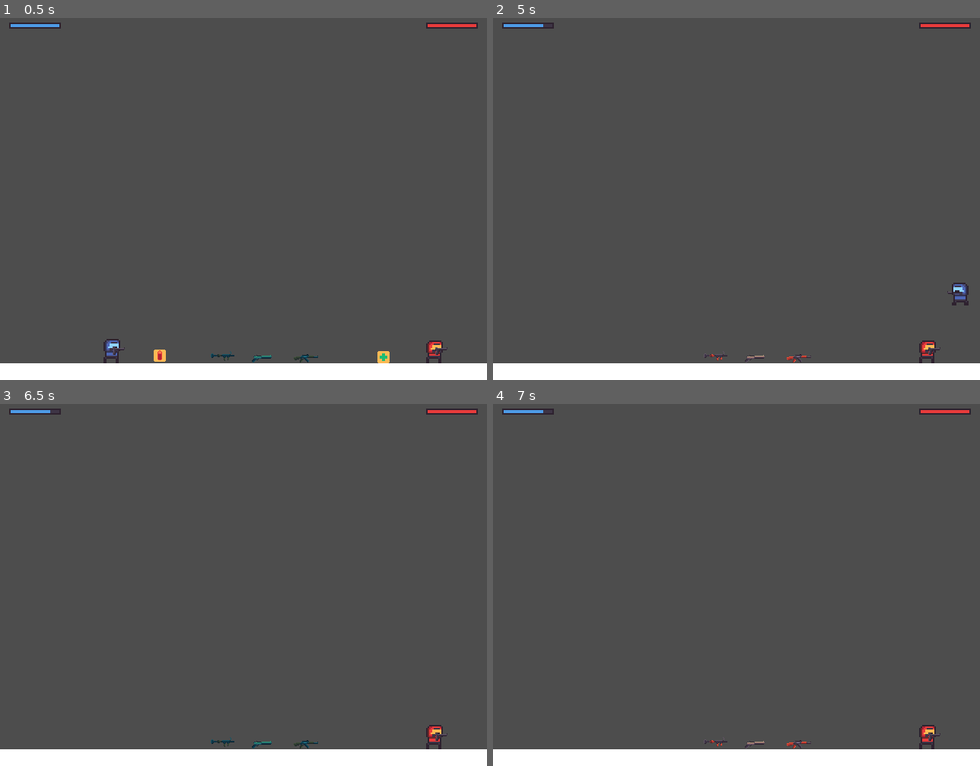
Above: before the commit, frames 1-4 (two rows, left to right).
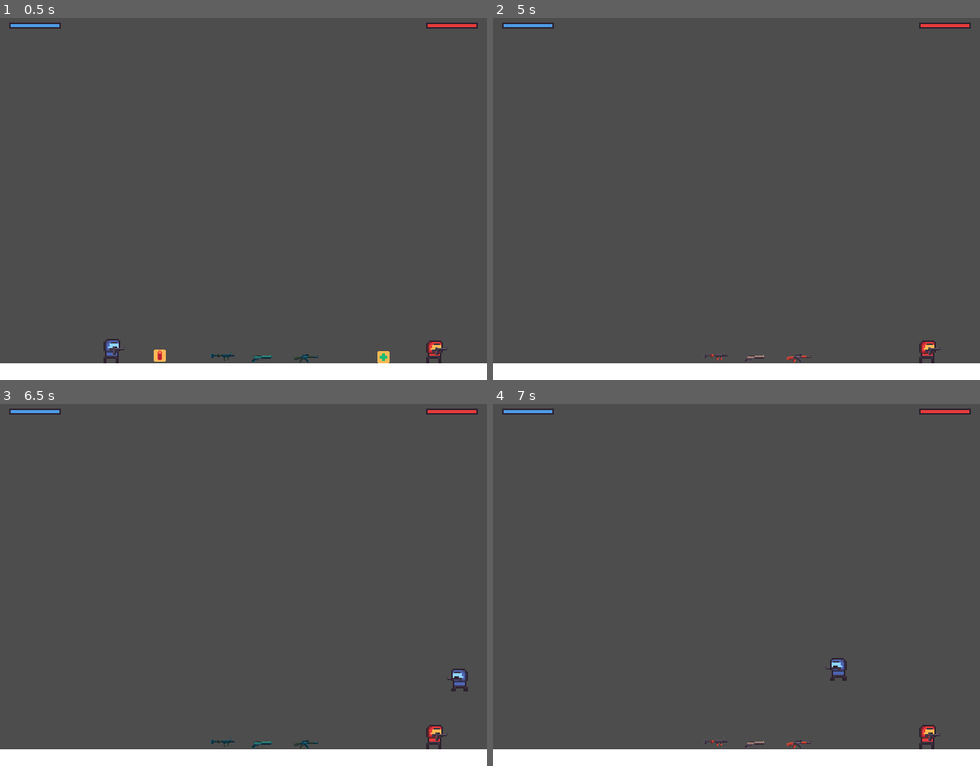
Above: after the commit, the same moments.

Repository: dm1nh/gunbattle
Game: Godot game, scene res://scenes/main.tscn
Two runs of this game, one before a commit and one after it. Both use one fixed random seed, a clock stepped at 60 frames per second and the inputs below.
Inputs:
- Up to frame 1 (0.5 s): no input
- Up to frame 2 (5 s): hold D (b_right) 0.53-2.03 s; tap . (r_throw_grenade) at 0.6, 1.55, 2.3, 3.05, 3.8, 4.55 s; tap W (b_jump) at 0.77, 1.52, 3.02, 3.77, 4.52 s; tap F (b_fire) at 1.35 s; hold A (b_left) 2.03-2.78 s; tap S (b_get_box) at 2.1 s; hold D (b_right) 2.78-4.28 s; tap H (b_swap_weapon) at 2.85 s; tap G (b_throw_grenade) at 3.6 s; tap Enter at 4.25 s; hold A (b_left) from 4.28 s (still down); tap / (r_fire) at 4.35 s
- Up to frame 3 (6.5 s): release A (b_left) at 5.03 s; hold D (b_right) 5.03-5.78 s; tap Down (r_get_box) at 5.1 s; tap . (r_throw_grenade) at 5.3, 6.05 s; tap Space at 5.75 s; hold A (b_left) from 5.78 s (still down); tap , (r_swap_weapon) at 5.85 s; tap W (b_jump) at 6.02 s
- Up to frame 4 (7 s): keep holding A (b_left); tap . (r_throw_grenade) at 6.6 s; tap W (b_jump) at 6.77 s

Frame 1 is identical in both runs. In frame 2, 0.2% of the frame differs, in the area x 10-98%, y 1-80%; in frame 3, 0.2%; in frame 4, 0.2%.

Commit message:
feat: make players possibly throw grenade

Diff:
--- a/scenes/main.gd
+++ b/scenes/main.gd
@@ -4,15 +4,24 @@
 var arrow_scene: PackedScene = preload("res://scenes/projecttiles/arrow.tscn")
 var rocket_scene: PackedScene = preload("res://scenes/projecttiles/rocket.tscn")
 
+var grenade_scene: PackedScene = preload("res://scenes/projecttiles/grenade.tscn")
+
 func _ready():
 	for player in get_tree().get_nodes_in_group("players"):
 		player.connect("fire", _on_player_fire)
+		player.connect("throw_grenade", _on_player_throw_grenade)
 
 func _on_player_fire(pos: Vector2, dir: Vector2, damage_per_bullet: int, projecttile: Type.Projecttile, spread: int):
 	if spread > 1:
 		_create_projecttile_scene(pos, dir.rotated(PI/24), damage_per_bullet, projecttile)
 		_create_projecttile_scene(pos, dir.rotated(-PI/24), damage_per_bullet, projecttile)
 	_create_projecttile_scene(pos, dir, damage_per_bullet, projecttile)
+
+func _on_player_throw_grenade(pos: Vector2, dir: Vector2):
+	var grenade = grenade_scene.instantiate() as RigidBody2D
+	grenade.position = pos
+	grenade.linear_velocity = dir.rotated(-PI/4) * grenade.speed
+	$Projecttiles.add_child(grenade)
 
 func _create_projecttile_scene(pos: Vector2, dir: Vector2, damage_per_bullet: int, projecttile: Type.Projecttile):
 	var scene: PackedScene
--- a/scenes/players/player.gd
+++ b/scenes/players/player.gd
@@ -27,9 +27,12 @@
 var current_weapon_is_primary: bool = false
 
 signal fire(pos: Vector2, dir: Vector2, damage_per_bullet: int, projecttile: Type.Projecttile, spread: int)
+signal throw_grenade(pos: Vector2, dir: Vector2)
 
 var can_fire_next_bullet: bool = true
+var can_throw_next_grenade: bool = true
 var reloading: bool = false
+@onready var initialGrenadeMarkerPosition: Vector2 = $GrenadeMarker2D.position
 
 var ak = preload("res://scenes/weapons/ak.tscn")
 var crossbow = preload("res://scenes/weapons/crossbow.tscn")
@@ -69,6 +72,7 @@
 		$Sprite2D.flip_h = movement_direction < 0
 		$Weapon.scale.x = direction.x
 		$Weapon.z_index = -1 if movement_direction < 0 else 1
+		$GrenadeMarker2D.position = direction * initialGrenadeMarkerPosition
 	else:
 		state = PlayerState.Idle
 		velocity.x = move_toward(velocity.x, 0, SPEED) # make the players face the current direction
@@ -112,7 +116,9 @@
 
 func _player_throw_grenade():
 	if Input.is_action_just_pressed(throw_grenade_input):
-		print("Throw grenade")
+		$GrenadeCooldownTimer.start()
+		can_throw_next_grenade = false
+		throw_grenade.emit($GrenadeMarker2D.global_position, direction)
 
 func _player_animate():
 	if state == PlayerState.Idle:
@@ -123,6 +129,10 @@
 		$AnimationPlayer.play("jumping")
 
 func set_weapon():
+	# stop the bullet cooldown as changing weapons
+	$BulletCooldownTimer.stop()
+	can_fire_next_bullet = true
+
 	var current_weapon = primary_weapon if current_weapon_is_primary else secondary_weapon
 	if $Weapon.get_child_count() > 0:
 		$Weapon.get_child(0).queue_free()
@@ -150,6 +160,9 @@
 func _on_bullet_cooldown_timer_timeout():
 	can_fire_next_bullet = true
 
+func _on_grenade_cooldown_timer_timeout():
+	can_throw_next_grenade = true
+
 func _on_reload_cooldown_timer_timeout():
 	reloading = false
 	$Label.text = ""
--- a/scenes/players/player.tscn
+++ b/scenes/players/player.tscn
@@ -38,6 +38,10 @@
 
 
 func _on_reload_cooldown_timer_timeout():
+	pass # Replace with function body.
+
+
+func _on_grenade_cooldown_timer_timeout():
 	pass # Replace with function body.
 "
 
@@ -132,7 +136,13 @@
 
 [node name="BulletCooldownTimer" type="Timer" parent="."]
 
+[node name="GrenadeCooldownTimer" type="Timer" parent="."]
+wait_time = 2.0
+
 [node name="ReloadCooldownTimer" type="Timer" parent="."]
+
+[node name="GrenadeMarker2D" type="Marker2D" parent="."]
+position = Vector2(12, -8)
 
 [node name="Label" type="Label" parent="."]
 offset_left = -12.0
@@ -142,4 +152,5 @@
 label_settings = SubResource("LabelSettings_lwmn3")
 
 [connection signal="timeout" from="BulletCooldownTimer" to="." method="_on_bullet_cooldown_timer_timeout"]
+[connection signal="timeout" from="GrenadeCooldownTimer" to="." method="_on_grenade_cooldown_timer_timeout"]
 [connection signal="timeout" from="ReloadCooldownTimer" to="." method="_on_reload_cooldown_timer_timeout"]
--- /dev/null
+++ b/scenes/projecttiles/grenade.gd
@@ -0,0 +1,3 @@
+extends RigidBody2D
+
+@export var speed: int = 300
--- /dev/null
+++ b/scenes/projecttiles/grenade.tscn
@@ -0,0 +1,25 @@
+[gd_scene load_steps=5 format=3 uid="uid://ut6yv1nwbipl"]
+
+[ext_resource type="Texture2D" uid="uid://dbdikmrkyjkk8" path="res://graphics/projecttiles/grenade.png" id="1_h7kul"]
+[ext_resource type="Script" path="res://scenes/projecttiles/grenade.gd" id="1_se73j"]
+
+[sub_resource type="PhysicsMaterial" id="PhysicsMaterial_xyl1d"]
+bounce = 0.2
+
+[sub_resource type="CircleShape2D" id="CircleShape2D_4geth"]
+radius = 2.0
+
+[node name="Grenade" type="RigidBody2D"]
+collision_layer = 2
+collision_mask = 9
+physics_material_override = SubResource("PhysicsMaterial_xyl1d")
+linear_damp = 2.0
+script = ExtResource("1_se73j")
+
+[node name="Sprite2D" type="Sprite2D" parent="."]
+scale = Vector2(0.5, 0.5)
+texture = ExtResource("1_h7kul")
+
+[node name="CollisionShape2D" type="CollisionShape2D" parent="."]
+position = Vector2(0, 0.5)
+shape = SubResource("CircleShape2D_4geth")
Binary file added: graphics/projecttiles/grenade.aseprite
Binary file added: graphics/projecttiles/grenade.png
Not shown, added: graphics/projecttiles/grenade.png.import
